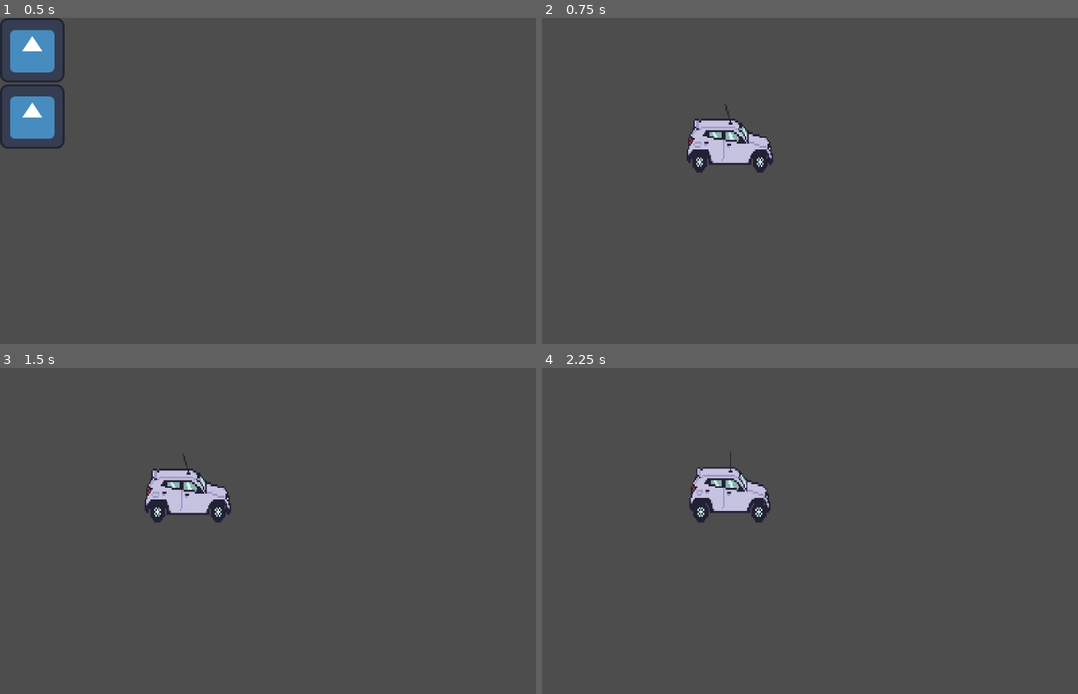
Above: before the commit, frames 1-4 (two rows, left to right).
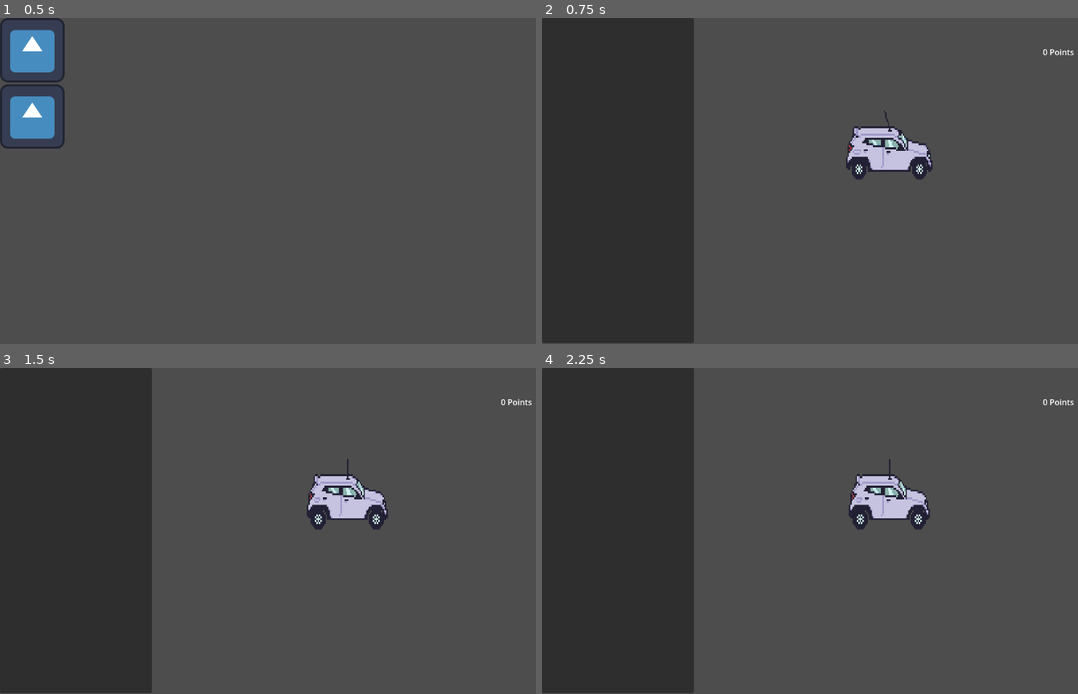
Above: after the commit, the same moments.

Repository: hhsoares/fofaoclicks
Game: Godot game, scene res://scenes/menu.tscn
Two runs of this game, one before a commit and one after it. Both use one fixed random seed, a clock stepped at 60 frames per second and the inputs below. The engine's default icon, where the game draws it, is replaced by a stand-in: a white triangle on a blue panel in a dark square.
Inputs (mouse positions are in pixels of both pictures, inside the frame that each line leads up to):
- Up to frame 1 (0.5 s): no input
- Up to frame 2 (0.75 s): click (697, 50) at 0.5 s
- Up to frame 3 (1.5 s): move the mouse to (187, 495) at 1.27 s; click (187, 495) at 1.42 s
- Up to frame 4 (2.25 s): move the mouse to (718, 547) at 2.02 s; click (718, 547) at 2.17 s

Frame 1 is identical in both runs. In frame 2, 32% of the frame differs, in the area x 0-100%, y 0-100%; in frame 3, 32%; in frame 4, 32%.

Commit message:
added point label

Diff:
--- a/scenes/main.tscn
+++ b/scenes/main.tscn
@@ -52,11 +52,22 @@
 
 [node name="AnimatedSprite2D" type="AnimatedSprite2D" parent="Truck"]
 texture_filter = 1
-position = Vector2(372.5, 232.75)
+position = Vector2(688.5, 247.25)
 scale = Vector2(2.671875, 3.8076923)
 sprite_frames = SubResource("SpriteFrames_tefeu")
-frame_progress = 0.49598438
+frame_progress = 0.35551944
 
 [node name="CollisionShape2D" type="CollisionShape2D" parent="Truck"]
-position = Vector2(377, 252)
+position = Vector2(693, 266.5)
 shape = SubResource("RectangleShape2D_o5qli")
+
+[node name="Panel" type="Panel" parent="."]
+offset_right = 301.0
+offset_bottom = 646.0
+
+[node name="PointsLabel" type="Label" parent="."]
+offset_left = 993.0
+offset_top = 56.0
+offset_right = 1055.0
+offset_bottom = 79.0
+text = "0 Points"
--- a/scripts/main.gd
+++ b/scripts/main.gd
@@ -1,4 +1,6 @@
 extends Node2D
+
+@onready var points_label: Label = $PointsLabel
 
 func _ready() -> void:
 	print(Global.points)
--- a/scripts/truck.gd
+++ b/scripts/truck.gd
@@ -1,6 +1,7 @@
 extends CharacterBody2D
 
 @onready var anim: AnimatedSprite2D = $AnimatedSprite2D
+@onready var points_label: Label = $"../PointsLabel"
 
 func _ready() -> void:
 	anim.play()
@@ -11,3 +12,4 @@
 	and event.pressed:
 		Global.points += 1
 		print(Global.points)
+		points_label.text = str(Global.points) + " Points"
